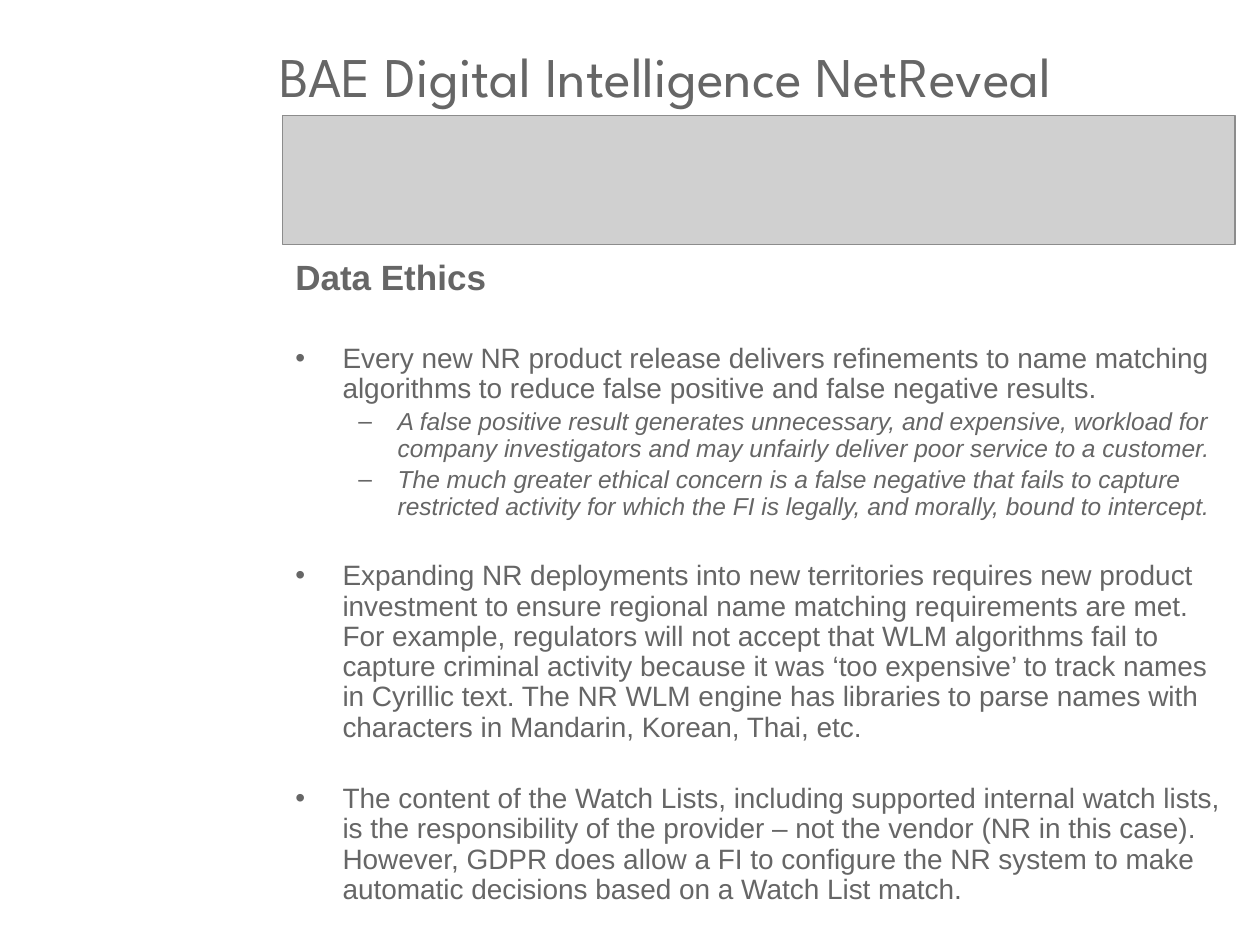
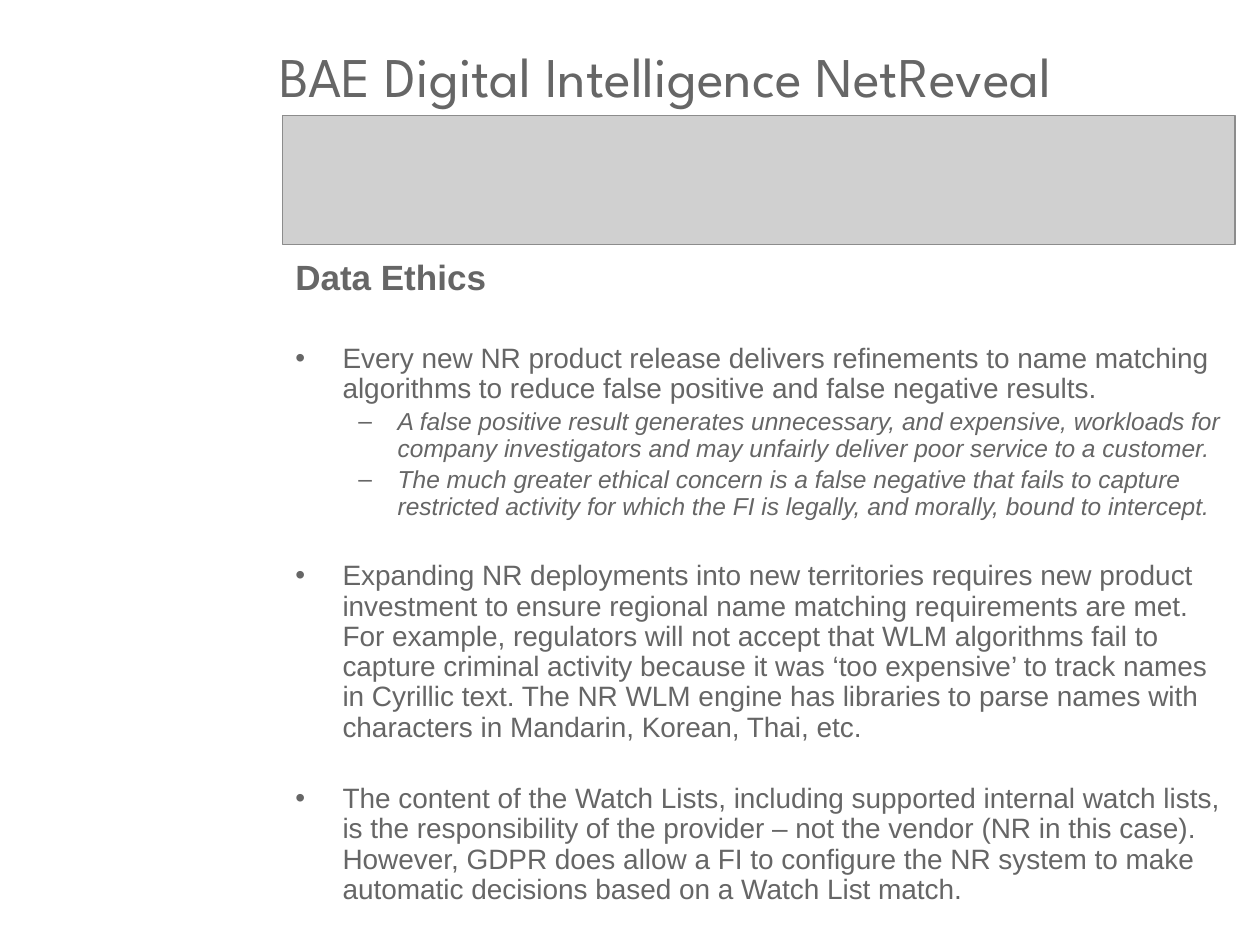
Before and after one commit to JackDaedalus/DataMgmtCA1, a slide deck: slide 14 of PPT_CA1/Data Management - CA1 - AML WLM Ethics - Student Ciaran Finnegan d21124026 v1-7 280222.pptx. Drawn at 1260x945 pixels with LibreOffice and Linux fonts; fonts in the diff are those of the drawing; grey boxes stand for pictures; background and template pictures are left out. Boxes give left, top, right and bottom in pixels: in the first picture for what was removed or moved away, otherwise in the second. Text is boxed around its words. In the diff, an @@ line names an element or a change of style, - is before the commit and + after.

Commit message:
Last Revision of PPT
Last Revision of PPT

```diff
--- a/PPT_CA1/Data Management - CA1 - AML WLM Ethics - Student Ciaran Finnegan d21124026 v1-7 280222.pptx
+++ b/PPT_CA1/Data Management - CA1 - AML WLM Ethics - Student Ciaran Finnegan d21124026 v1-7 280222.pptx
@@ text at (x1=398, y1=412, x2=1220, y2=462): text changed @@
-  – A false positive result generates unnecessary, and expensive, workload for company investigators and may unfairly deliver poor service to a customer.
+  – A false positive result generates unnecessary, and expensive, workloads for company investigators and may unfairly deliver poor service to a customer.
```
Also in this commit, not shown: 1 other file.
